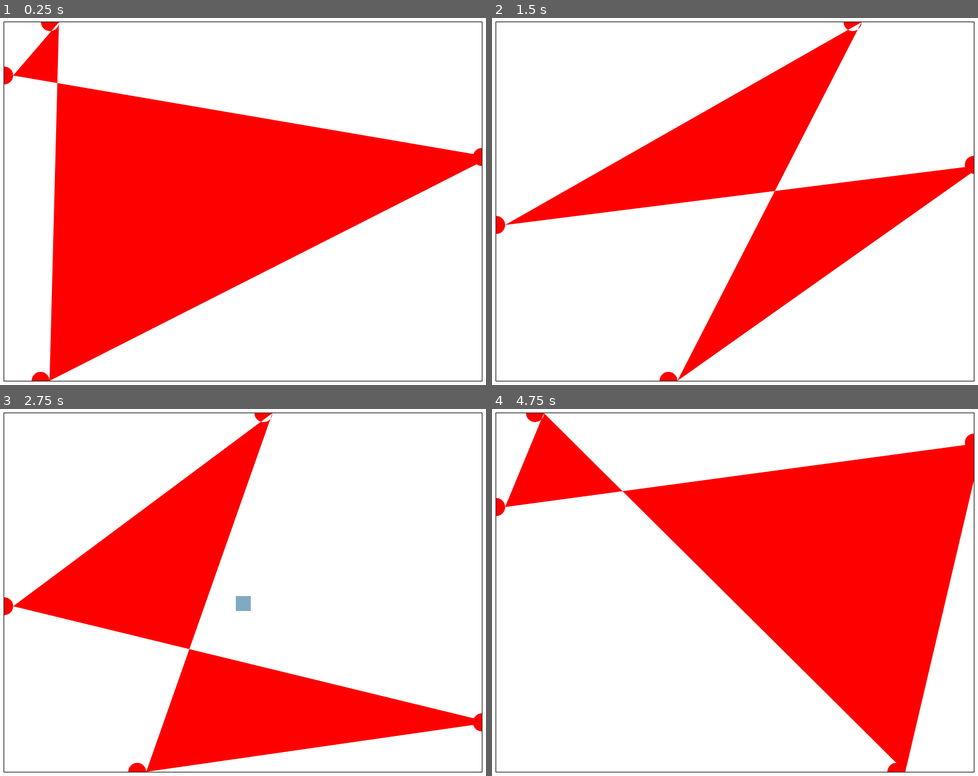
Above: before the commit, frames 1-4 (two rows, left to right).
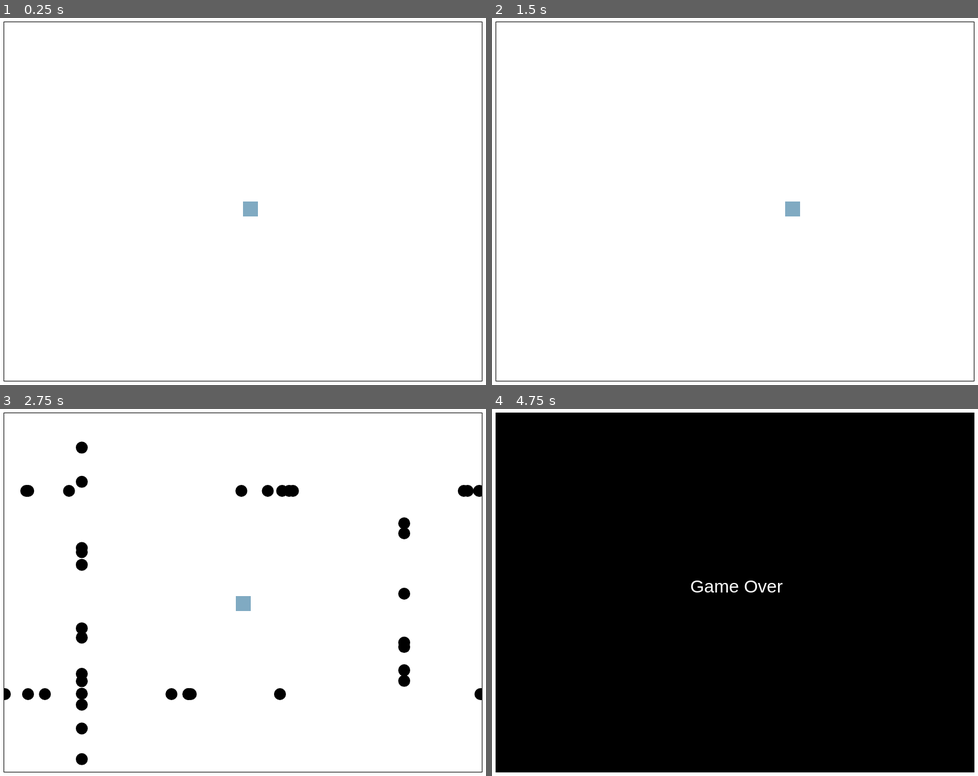
Above: after the commit, the same moments.

Repository: ccarr3/htmlgroupgame
Game: browser game, page index.html
Two runs of this game, one before a commit and one after it. Both use one fixed random seed, a clock stepped at 60 frames per second and the inputs below.
Inputs:
- Up to frame 1 (0.25 s): no input
- Up to frame 2 (1.5 s): hold D from 1.03 s (still down)
- Up to frame 3 (2.75 s): release D at 1.53 s; hold S 1.58-1.85 s; hold A 1.9-2.47 s; hold W from 2.52 s (still down)
- Up to frame 4 (4.75 s): release W at 2.82 s; hold D 2.87-3.53 s; hold W 3.58-3.82 s; hold A 3.87-4.3 s; hold S 4.35-4.68 s; hold D from 4.73 s (still down)

The runs differ from the first frame. In frame 1, 38% of the frame differs, in the area x 0-100%, y 1-99%; in frame 2, 23%; in frame 3, 26%; in frame 4, 96%.

Commit message:
Test

Diff:
--- a/scripts/game.js
+++ b/scripts/game.js
@@ -10,9 +10,9 @@
 var moveSpeed = 3;
 var random = 0;
 var decision = 0;
-var maxBullets = 10;
 var bullets =[];
-
+var bulletCooldown = 300;
+var dist = 9999999;
 player.x = canvas.width/2;
 player.y = canvas.height/2;
 
@@ -28,6 +28,8 @@
     ctx.clearRect(0,0,canvas.width,canvas.height);
 
     //Any changes to numbers
+    bulletCooldown = bulletCooldown + 1;
+
     if(w==true){
         player.y-=moveSpeed;
     }
@@ -43,53 +45,109 @@
 
 
     //Any collision detection
-
+    for (var i = 0; i < bullets.length; i++) {
+        dist = ((player.x - bullets[i].x) ** 2 + (player.y - bullets[i].y) ** 2) ** 0.5;
+        if(dist < 12.5 + bullets[i].radius){
+            clearInterval(timer);
+            bullets.splice(i, bullets.length);
+            ctx.clearRect(0, 0, canvas.width, canvas.height);
+            ctx.fillStyle = "black";
+            ctx.fillRect(0, 0, canvas.width, canvas.height);
+            ctx.fillStyle = "white";
+            ctx.font = "30px Arial";
+            ctx.fillText("Game Over", canvas.width/2 - 75, canvas.height/2);
+            player.x = 9999;
+            player.y = 9999;
+        }
+    }
     //draw the pictures
     ctx.drawImage(image, player.x, player.y, 25, 25);
-    starPosDecider();
-    spawnBullet();
+    if(bulletCooldown == 400){
+        bulletCooldown = 0;
+        spawnBullet();
+    }
+
+    for (var i = 0; i < bullets.length; i++) {
+        bullets[i].drawCircle();
+        bullets[i].x += bullets[i].moveX;
+        bullets[i].y += bullets[i].moveY;
+    }
 }
 
-function spawnBullet(){
-    ctx.beginPath();
-    ctx.fillStyle = "red";
-        if(decision = 1){
-            ctx.arc(0, Math.random()*canvas.height, 15, 0, 2 * Math.PI);
-        }
-        if(decision = 2){
-            ctx.arc(canvas.width, Math.random()*canvas.height, 15, 0, 2 * Math.PI);
-        }
-        if(decision = 3){
-            ctx.arc(Math.random()*canvas.width, canvas.height, 15, 0, 2 * Math.PI);
-        }
-        if(decision = 4){
-            ctx.arc(Math.random()*canvas.width, 0, 15, 0, 2 * Math.PI);
-        }
-    ctx.closePath();
-    ctx.fill();
+//Create bullet object
+function createBullet() {
+    var bullet = {
+        x: 0,
+        y: 0,
+        radius: 1,
+        color: "red",
+        moveX: 0,
+        moveY: 0
+    }
+    return bullet;
 }
 
-function starPosDecider(){
-    var rand = Math.random();
-    console.log(decision, rand)
-    if(rand>=0 && rand<=0.25){
-        decision = 1
-        console.log("1")
-        return
+//create bullet object
+function createbullet() {
+    var bullet = {
+        x: 0,
+        y: 0,
+        radius: 0,
+        color: "black",
+        drawCircle: function () {
+            ctx.beginPath()
+            ctx.fillStyle = this.color;
+            ctx.arc(this.x, this.y, this.radius, 0, 2 * Math.PI);
+            ctx.fill();
+        },
     }
-    if(rand>0.25 && rand<=0.5){
-        decision = 2
-        console.log("2")
-        return
-    }
-    if(rand>0.5 && rand<=0.75){
-        decision = 3
-        console.log("3")
-        return
-    }
-    if(rand>0.75 && rand<=1){
-        decision = 4
-        console.log("4")
-        return
+    return bullet;
+}
+
+
+var bulletCount = 40;
+var bullets = [];
+
+//Creates an array
+for (var i = 0; i < bulletCount; i++) {
+    bullets[i] = createbullet();
+    bullets[i].x = 10000;//Math.random() * canvas.width;
+    bullets[i].y = 10000;//Math.random() * canvas.height;
+    bullets[i].drawCircle();
+    bullets[i].radius = 10;
+
+
+}
+
+//spawns bullets on the edges of the canvas
+function spawnBullet() {
+    for (var i = 0; i < bullets.length; i++) {
+        var bullet = bullets[i];
+        var rand = Math.random();
+        if (rand >= 0 && rand <= 0.25) {
+            bullet.x = 0;
+            bullet.y = Math.random() * canvas.height;
+            bullet.moveX = 2;
+            bullet.moveY = 0;
+        }
+        if (rand > 0.25 && rand <= 0.5) {
+            bullet.x = canvas.width;
+            bullet.y = Math.random() * canvas.height;
+            bullet.moveX = -2;
+            bullet.moveY = 0;
+        }
+        if (rand > 0.5 && rand <= 0.75) {
+            bullet.x = Math.random() * canvas.width;
+            bullet.y = canvas.height;
+            bullet.moveX = 0;
+            bullet.moveY = -2;
+        }
+        if (rand > 0.75 && rand <= 1) {
+            bullet.x = Math.random() * canvas.width;
+            bullet.y = 0;
+            bullet.moveX = 0;
+            bullet.moveY = 2;
+        }
+        bullet.drawCircle();
     }
 }
